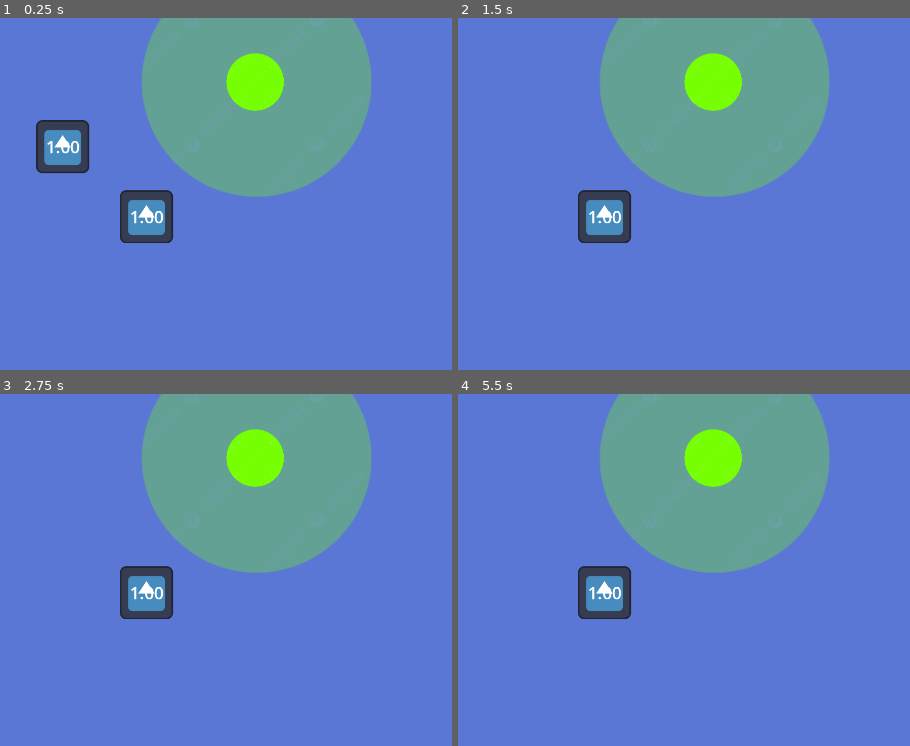
Above: before the commit, frames 1-4 (two rows, left to right).
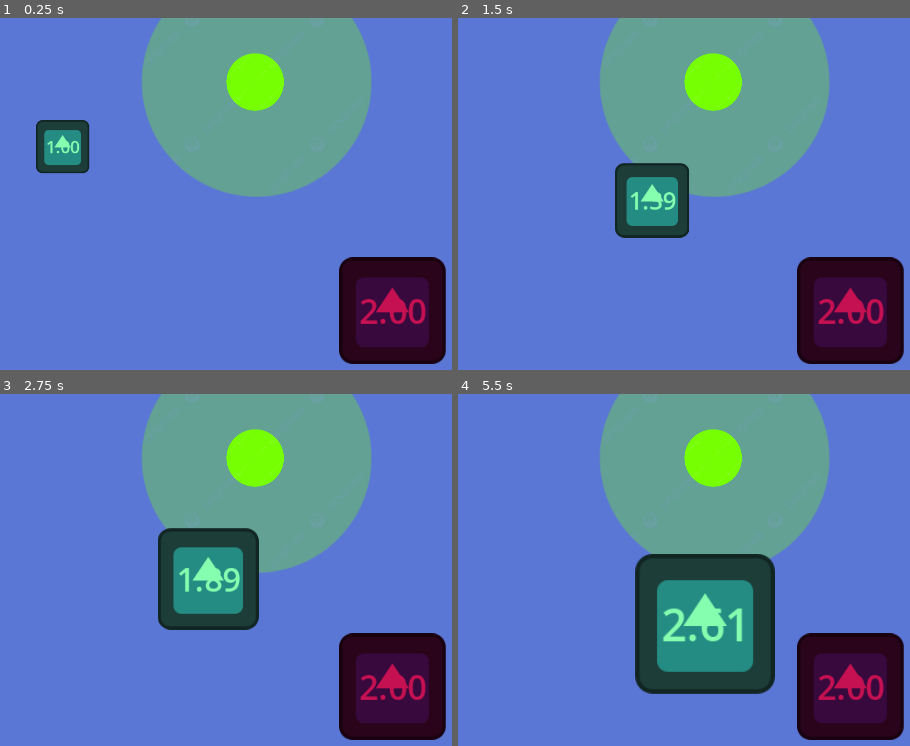
Above: after the commit, the same moments.

Repository: ash4rk/godot_polygon
Game: Godot game, scene res://main.tscn
The game is run twice, just before and just after one commit, with the same random seed, the same clock (stepped at 60 frames per second) and the same inputs. The engine's default icon, where the game draws it, is replaced by a stand-in: a white triangle on a blue panel in a dark square.
Inputs (mouse positions are in pixels of both pictures, inside the frame that each line leads up to):
- Up to frame 1 (0.25 s): no input
- Up to frame 2 (1.5 s): move the mouse to (887, 218) at 0.52 s; move the mouse to (552, 264) at 1.27 s
- Up to frame 3 (2.75 s): move the mouse to (334, 520) at 2.02 s
- Up to frame 4 (5.5 s): move the mouse to (674, 707) at 2.77 s; move the mouse to (outside the picture) at 3.52 s; move the mouse to (471, 552) at 4.27 s; move the mouse to (751, 619) at 5.02 s

The runs differ from the first frame. In frame 1, 9.8% of the frame differs, in the area x 8-99%, y 29-99%; in frame 2, 11%; in frame 3, 14%; in frame 4, 20%, in the area x 26-99%, y 45-99%.

Commit message:
FIX: Color change

Diff:
--- a/circles_and_greens/main.tscn
+++ b/circles_and_greens/main.tscn
@@ -18,8 +18,11 @@
 position = Vector2(958, 154)
 
 [node name="Player" parent="." instance=ExtResource("1_ak58i")]
+modulate = Color(0.521569, 1, 0.686275, 1)
 position = Vector2(407, 265)
 script = ExtResource("3_m62iy")
 
 [node name="Player2" parent="." instance=ExtResource("1_ak58i")]
-position = Vector2(698, 478)
+modulate = Color(0.772549, 0.0666667, 0.321569, 1)
+position = Vector2(1289, 704)
+level = 2.0
